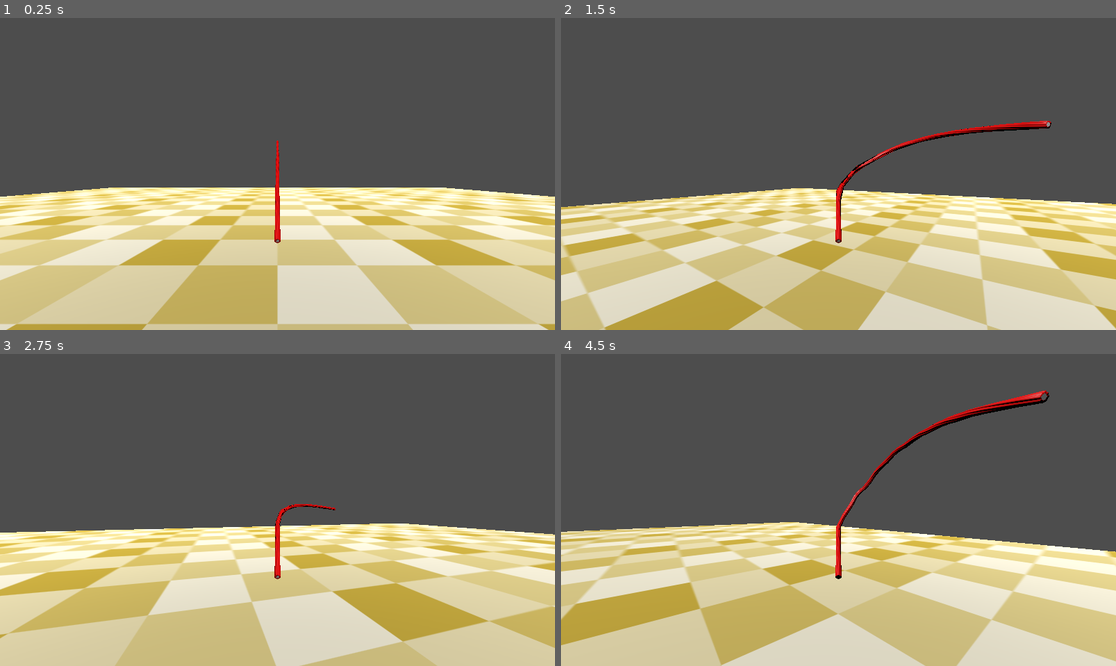
Above: before the commit, frames 1-4 (two rows, left to right).
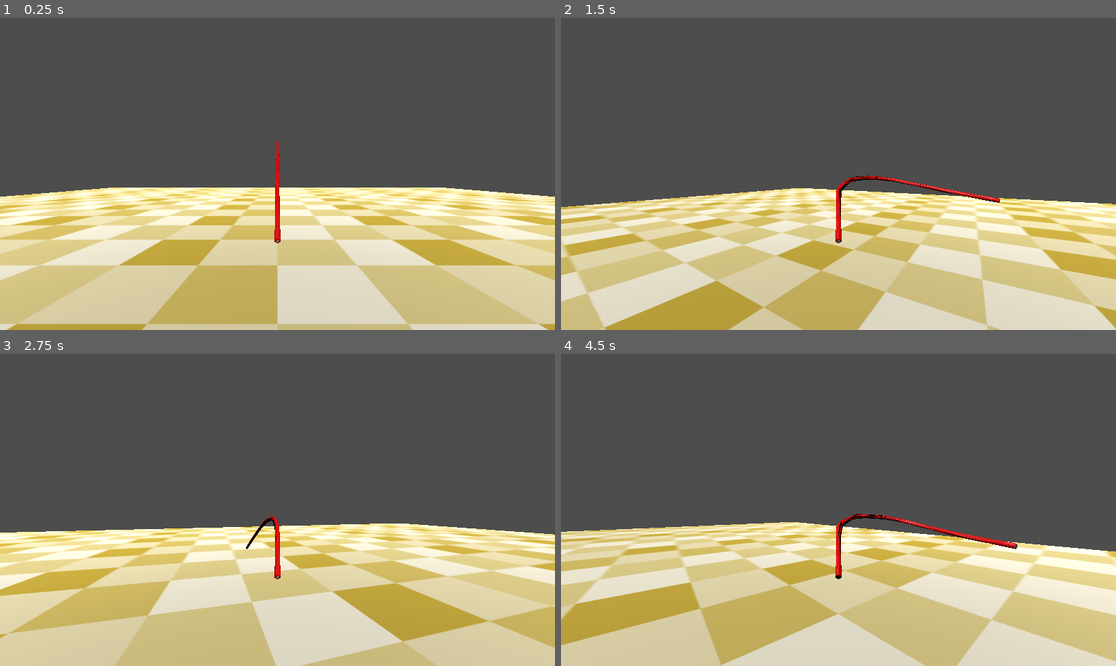
Above: after the commit, the same moments.

Repository: gartenschlaefer/flippin_sweet_deco_hunter
Game: Godot game, scene res://scenes/flippin_sweet_deco_hunter.tscn
Same seed, same stepped clock (60 frames per second), same inputs: the game is played once before the commit and once after it.
Inputs (mouse positions are in pixels of both pictures, inside the frame that each line leads up to):
- Up to frame 1 (0.25 s): no input
- Up to frame 2 (1.5 s): tap Enter at 0.5 s; move the mouse to (866, 174) at 0.52 s; hold Q 0.53-1.28 s; hold W (forward) from 0.53 s (still down); tap Space (jump) at 0.77 s; move the mouse to (810, 174) at 1.27 s; tap E at 1.35 s
- Up to frame 3 (2.75 s): keep holding W (forward); tap Space (jump) at 1.52 s; move the mouse to (288, 503) at 2.02 s; hold Q from 2.03 s (still down)
- Up to frame 4 (4.5 s): keep holding W (forward); move the mouse to (832, 516) at 2.77 s; release Q at 2.78 s; tap E at 2.85, 4.35 s; tap Space (jump) at 3.02, 3.77 s; move the mouse to (877, 513) at 3.52 s; hold Q 3.53-4.28 s; move the mouse to (794, 506) at 4.27 s

The runs differ from the first frame. In frame 2, 1.1% of the frame differs, in the area x 49-89%, y 32-60%; in frame 3, 0.2%; in frame 4, 1.4%, in the area x 49-88%, y 11-70%.

Commit message:
Whip length fix

Diff:
--- a/prefabs/licorice_whip.tscn
+++ b/prefabs/licorice_whip.tscn
@@ -9,6 +9,10 @@
 
 [node name="LicoriceWhip" type="Node3D"]
 script = ExtResource("1_qtq0k")
+physics_allow_segment_x = null
+physics_allow_segment_y = null
+physics_allow_segment_z = null
+chain_stiffness = null
 
 [node name="Licorice_Whip" parent="." instance=ExtResource("1_7nti1")]
 
--- a/scripts/licorice_whip.gd
+++ b/scripts/licorice_whip.gd
@@ -12,15 +12,22 @@
 var whip_instance: Node3D
 var segs: Array[RigidBody3D] = []
 var rest_lengths: Array[float] = []
+var rest_dirs_local: Array[Vector3] = []
+
 
 var offsets := []
 
 func _ready():
+	segs.clear()
 	for c in physics.get_children():
 		if c is RigidBody3D:
-			segs.append(c)
+			segs.append(c as RigidBody3D)
 
 	segs.sort_custom(func(a, b): return a.global_position.y < b.global_position.y)
+
+	if segs.size() == 0:
+		push_error("No physics segments found under Physics")
+		return
 
 	offsets.resize(segs.size())
 
@@ -34,14 +41,15 @@
 
 	for i in range(1, segs.size()):
 		_create_joint(segs[i], segs[i - 1])
-		var rest_lengths: Array[float] = []
-	_cache_rest_lengths()
+
+	_cache_rest_data()
 
 
 func _physics_process(delta):
+	stabilize_chain_angles()
 
 	skeleton.clear_bones_global_pose_override()
-	var skel_inv := skeleton.global_transform.affine_inverse()
+	var skel_inv: Transform3D = skeleton.global_transform.affine_inverse()
 
 	for i in segs.size():
 		var bone := i + 1
@@ -49,10 +57,16 @@
 		var world_t: Transform3D = seg_pose * offsets[i]
 		var bone_t: Transform3D = skel_inv * world_t
 		skeleton.set_bone_global_pose_override(bone, bone_t, 1.0, true)
-	stabilize_chain()
 
 
-func stabilize_chain():
+func stabilize_chain_angles():
+	if rest_lengths.size() != segs.size() - 1:
+		return
+	if rest_dirs_local.size() != segs.size() - 1:
+		return
+
+	var max_x := deg_to_rad(physics_allow_segment_x)
+
 	for i in range(1, segs.size()):
 		var a := segs[i - 1]
 		var b := segs[i]
@@ -62,28 +76,60 @@
 		if len == 0.0:
 			continue
 
+		var n := dir / len
 		var target := rest_lengths[i - 1]
-		var error := len - target
 
-		if abs(error) < 0.0001:
+		var forward: Vector3 = a.global_transform.basis * rest_dirs_local[i - 1]
+		forward = forward.normalized()
+
+		var dotv : float = clamp(forward.dot(n), -1.0, 1.0)
+		var angle := acos(dotv)
+
+		if angle <= max_x:
+			if abs(len - target) > 0.0001:
+				b.global_position = a.global_position + n * target
 			continue
 
-		var n := dir / len
-		var correction := -n * error * chain_stiffness
+		var axis := forward.cross(n)
+		var axis_len := axis.length()
+		if axis_len == 0.0:
+			b.global_position = a.global_position + forward * target
+			continue
 
-		b.global_position += correction
+		axis /= axis_len
+
+		var excess := angle - max_x
+		var corr: float = excess * clamp(chain_stiffness, 0.0, 1.0)
+
+		var q := Quaternion(axis, -corr)
+		var new_dir := (q * n).normalized()
+
+		b.global_position = a.global_position + new_dir * target
 
 		var v := b.linear_velocity
-		var radial := n * v.dot(n)
+		var radial := new_dir * v.dot(new_dir)
 		b.linear_velocity = v - radial
 
 
-func _cache_rest_lengths():
+func _cache_rest_data():
 	rest_lengths.clear()
+	rest_dirs_local.clear()
+
 	for i in range(1, segs.size()):
-		rest_lengths.append(
-			segs[i].global_position.distance_to(segs[i - 1].global_position)
-		)
+		var a := segs[i - 1]
+		var b := segs[i]
+
+		var d := b.global_position - a.global_position
+		var len := d.length()
+		rest_lengths.append(len)
+
+		var n := Vector3.ZERO
+		if len > 0.0:
+			n = d / len
+
+		var a_inv: Basis = a.global_transform.basis.inverse()
+		rest_dirs_local.append(a_inv * n)
+
 
 
 func _create_joint(a: RigidBody3D, b: RigidBody3D) -> Generic6DOFJoint3D:
